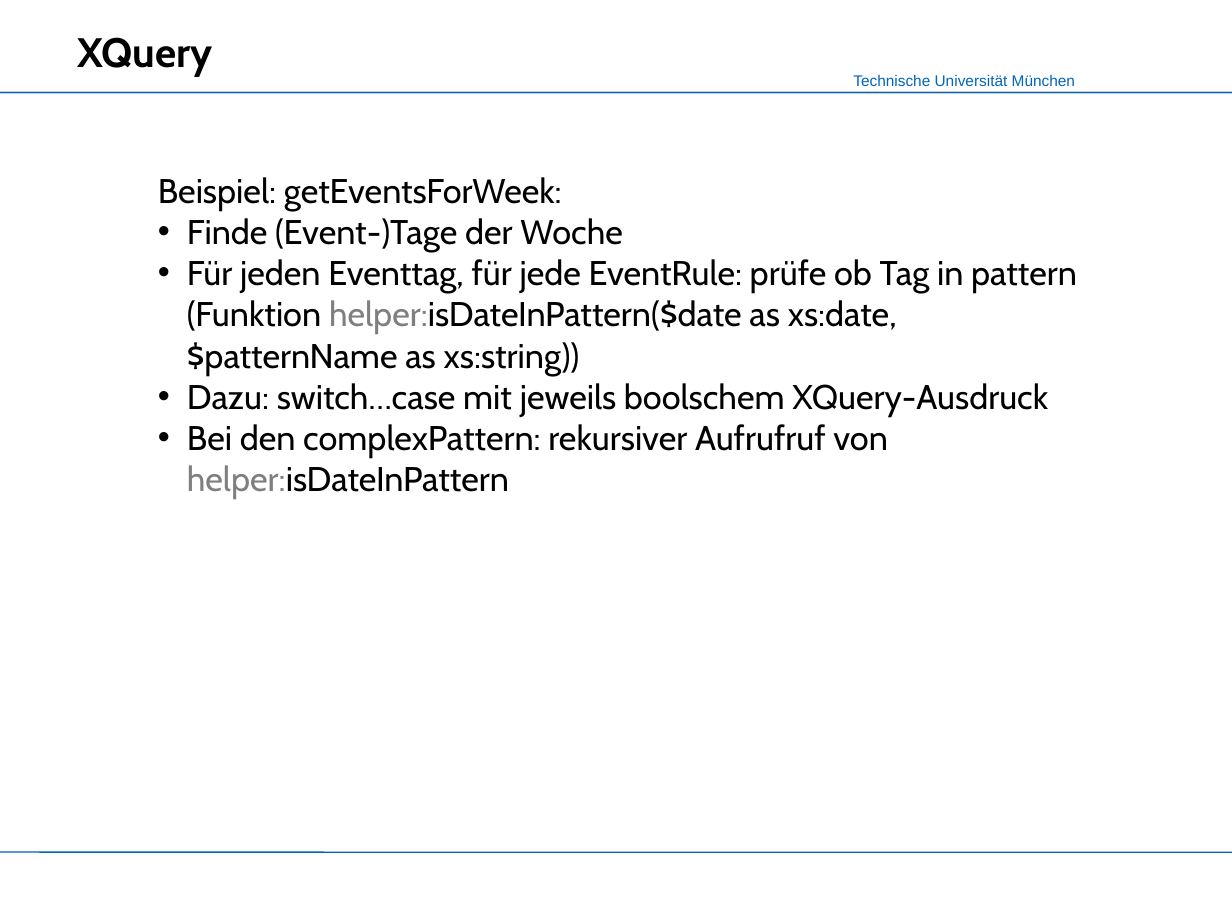
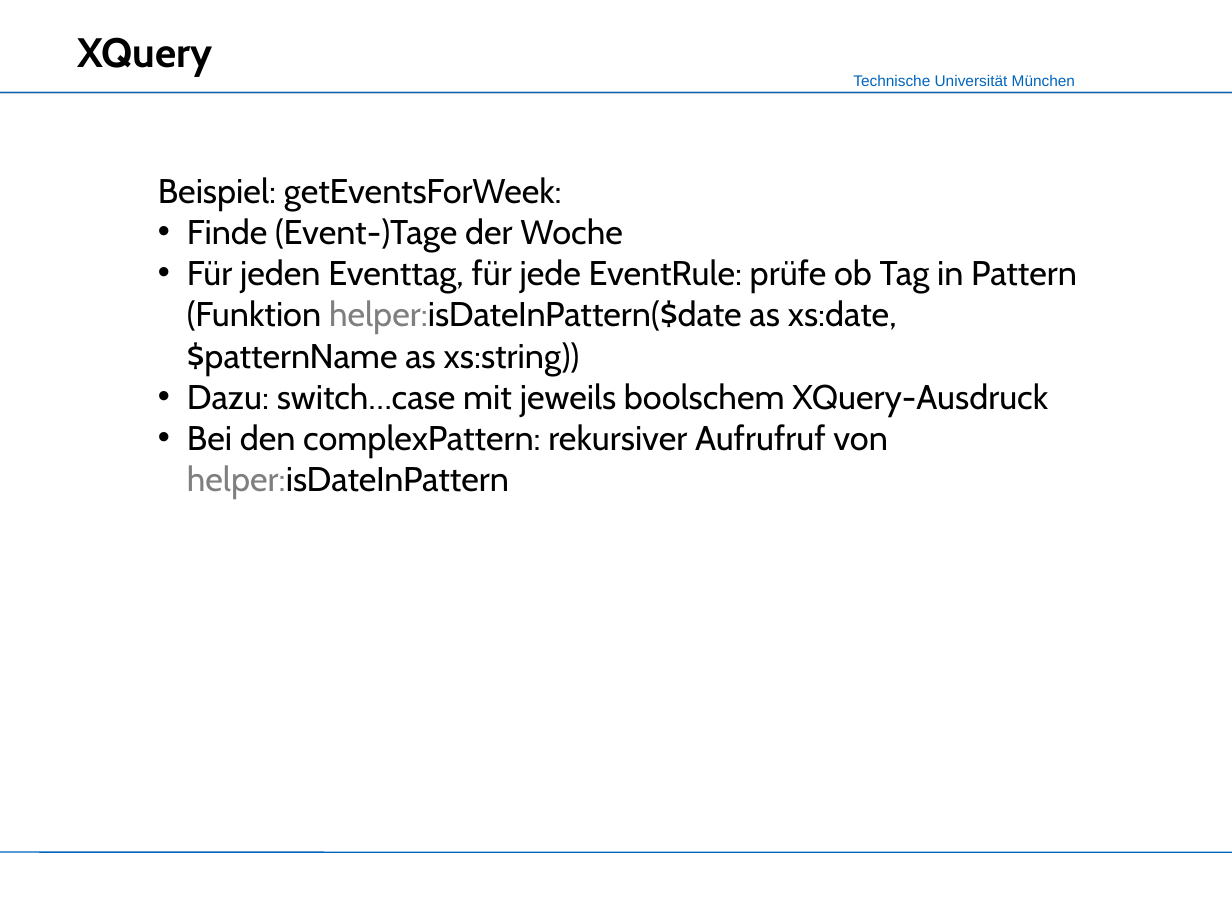
Before and after one commit to mokshasoul/XML-Praktikum, a slide deck: slide 7 of Slides/Slides_CalendarX-1.ppt (slide 6 before the commit). Drawn at 1232x924 pixels with LibreOffice and Linux fonts; fonts in the diff are those of the drawing; background and template pictures are left out. Boxes give left, top, right and bottom in pixels: in the first picture for what was removed or moved away, otherwise in the second. Text is boxed around its words. In the diff, an @@ line names an element or a change of style, - is before the commit and + after.

```diff
--- a/Slides/Slides_CalendarX-1.ppt
+++ b/Slides/Slides_CalendarX-1.ppt
@@ text at [187, 259, 1077, 376]: text changed @@
-• Für jeden Eventtag, für jede EventRule: prüfe ob Tag in pattern (Funktion helper:isDateInPattern($date as xs:date, $patternName as xs:string))
+• Für jeden Eventtag, für jede EventRule: prüfe ob Tag in Pattern (Funktion helper:isDateInPattern($date as xs:date, $patternName as xs:string))
```
Also in this commit, not shown: 11 other slides changed, 7 slides added, 5 slides removed.
